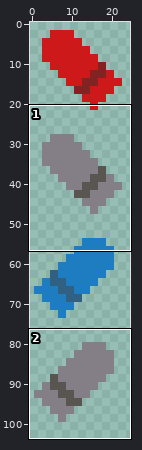
Edited in one commit: sprite sheet (assets/bullet.png). The first picture is a wide view before the edit; the outline marks the close-up.
Close-up. Old version:
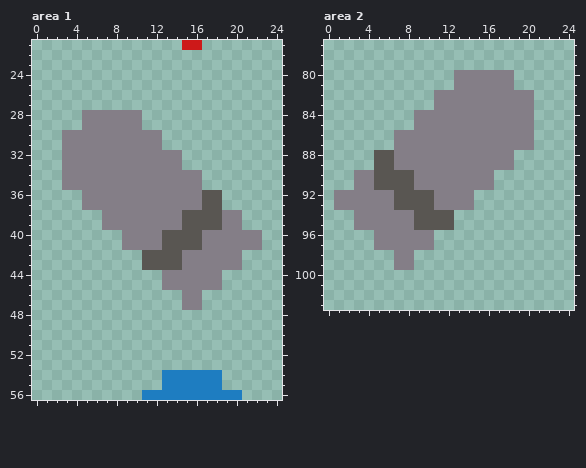
The file is 25x104 pixels. Shown: area 1: x 0..24, y 21..56; area 2: x 0..24, y 77..103.
Once edited:
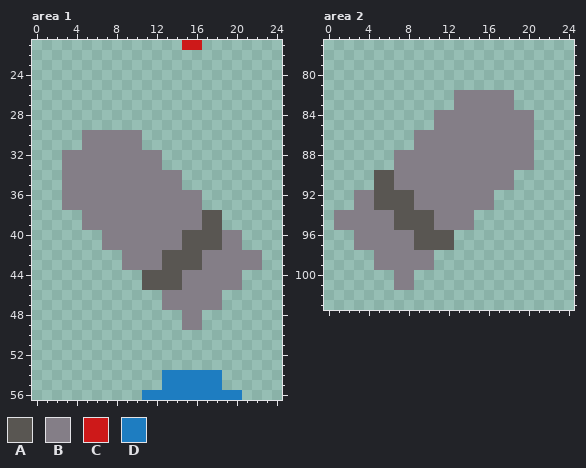
Palette (. is transparent): A #595652  B #847e87  C #cd1919  D #1e7dc1
The exact change:
Area 1:
The author put colour A in rows 44 to 45 at x 11 to 12.
Colour B becomes colour A in rows 40 to 41 at x 17 to 18; in rows 42 to 43 at x 15 to 16; in rows 44 to 45 at x 13 to 14.
The author put colour B in rows 36 to 37 at x 3 to 4; in rows 38 to 39 at x 5 to 6; in rows 40 to 41 at x 7 to 8; in rows 42 to 43 at x 9 to 10 and 21 to 22; in rows 44 to 45 at x 19 to 20; in rows 46 to 47 at x 13 to 14 and 17 to 18.
The author put colour B in rows 48 to 49 at x 15 to 16.
Colour A becomes colour B in rows 38 to 39 at x 15 to 16; in rows 40 to 41 at x 13 to 14; in rows 42 to 43 at x 11 to 12.
Colour A is gone in rows 36 to 37 at x 17 to 18.
Colour B is gone in rows 28 to 29 at x 5 to 10; in rows 30 to 31 at x 3 to 4 and 11 to 12; in rows 32 to 33 at x 13 to 14; in rows 34 to 35 at x 15 to 16; in rows 38 to 39 at x 19 to 20; in rows 40 to 41 at x 21 to 22.
Area 2:
The author put colour A in rows 96 to 97 at x 11 to 12.
Colour B becomes colour A in rows 92 to 93 at x 5 to 6; in rows 94 to 95 at x 7 to 8; in rows 96 to 97 at x 9 to 10.
The author put colour B in rows 88 to 89 at x 19 to 20; in rows 90 to 91 at x 17 to 18; in rows 92 to 93 at x 15 to 16; in rows 94 to 95 at x 1 to 2 and 13 to 14; in rows 96 to 97 at x 3 to 4; in rows 98 to 99 at x 5 to 6 and 9 to 10.
The author put colour B in rows 100 to 101 at x 7 to 8.
Colour A becomes colour B in rows 90 to 91 at x 7 to 8; in rows 92 to 93 at x 9 to 10; in rows 94 to 95 at x 11 to 12.
Colour A is gone in rows 88 to 89 at x 5 to 6.
Colour B is gone in rows 80 to 81 at x 13 to 18; in rows 82 to 83 at x 11 to 12 and 19 to 20; in rows 84 to 85 at x 9 to 10; in rows 86 to 87 at x 7 to 8; in rows 90 to 91 at x 3 to 4; in rows 92 to 93 at x 1 to 2.
Boxes around the changes in both close-ups, in picture pixels (x1, y1, x2, y2):
changed: (62, 110, 262, 330)
changed: (334, 70, 534, 290)
